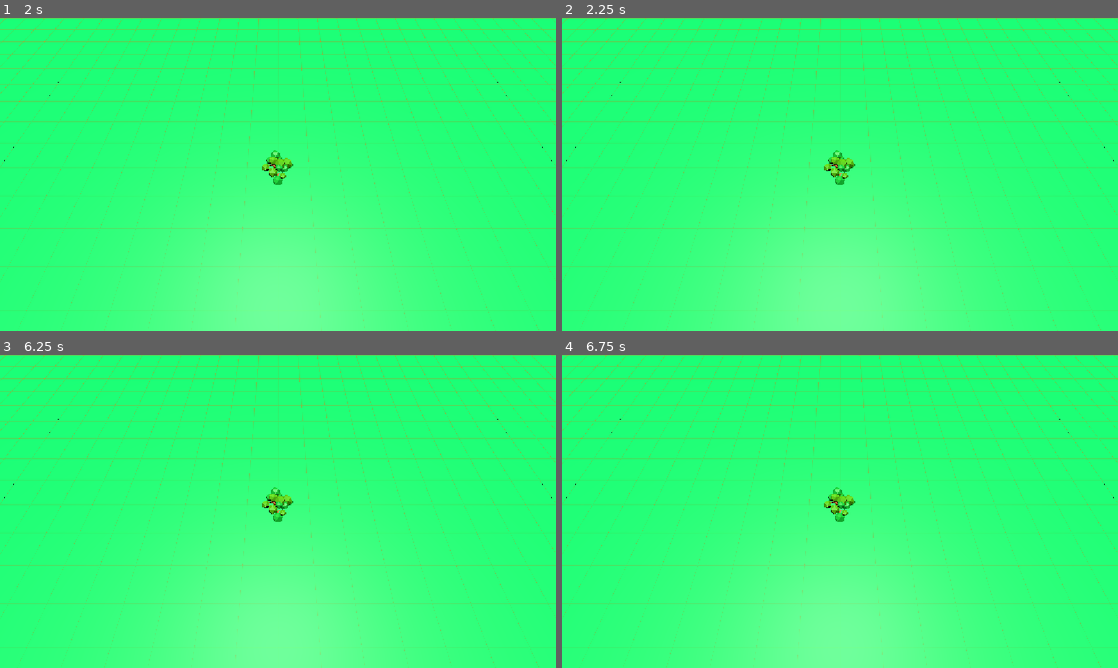
Above: before the commit, frames 1-4 (two rows, left to right).
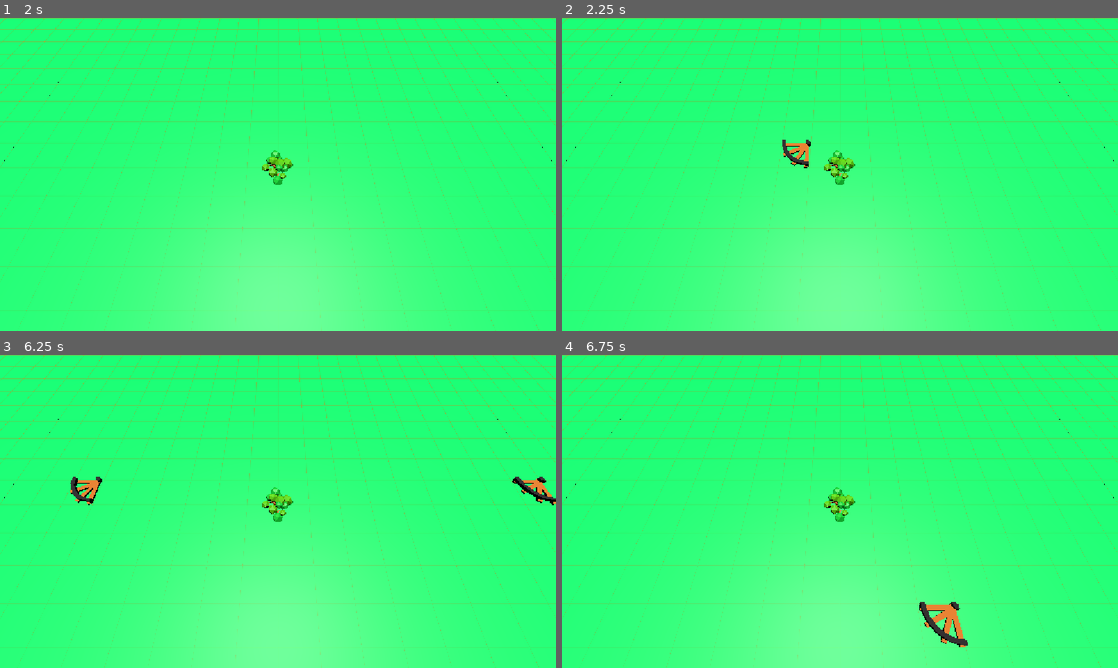
Above: after the commit, the same moments.

Repository: JoaoR090/godot-dev_de_jogos-2026-2
Game: Godot game, scene res://scenes/main.tscn
Two runs of this game, one before a commit and one after it. Both use one fixed random seed, a clock stepped at 60 frames per second and the inputs below.
Inputs (mouse positions are in pixels of both pictures, inside the frame that each line leads up to):
- Up to frame 1 (2 s): move the mouse to (400, 158) at 0.52 s; hold D (right) 0.53-1.28 s; hold E (next) 0.53-1.28 s; click (400, 158) at 0.67 s; tap Q (prev) at 0.8, 1.35 s; move the mouse to (166, 190) at 1.27 s; hold S (down) from 1.28 s (still down); click (166, 190) at 1.42 s; tap Mouse wheel up (changeNext, bound only after the commit) at 1.55 s
- Up to frame 2 (2.25 s): tap Enter at 2 s; move the mouse to (895, 105) at 2.02 s; release S (down) at 2.03 s; hold D (right) from 2.03 s (still down); tap Mouse wheel up (changeNext, bound only after the commit) at 2.1 s; click (895, 105) at 2.17 s
- Up to frame 3 (6.25 s): tap Mouse wheel down (changePrev, bound only after the commit) at 2.3, 2.85, 6.05 s; move the mouse to (250, 574) at 2.77 s; release D (right) at 2.78 s; hold W (up) 2.78-3.53 s; click (250, 574) at 3.05 s; tap Space at 3.5 s; move the mouse to (444, 558) at 3.52 s; hold E (next) 3.53-4.28 s; hold A (left) 3.53-5.03 s; click (444, 558) at 3.6 s; tap Enter at 4.25 s; move the mouse to (111, 464) at 4.27 s; tap E (next) at 4.35 s; click (111, 464) at 4.42 s; tap Q (prev) at 4.55 s; move the mouse to (305, 511) at 5.02 s; hold S (down) 5.03-5.78 s; hold Q (prev) 5.03-5.78 s; click (305, 511) at 5.17 s; tap Mouse wheel up (changeNext, bound only after the commit) at 5.3, 5.85 s; move the mouse to (194, 433) at 5.77 s; hold D (right) from 5.78 s (still down); click (194, 433) at 5.92 s
- Up to frame 4 (6.75 s): move the mouse to (962, 495) at 6.52 s; release D (right) at 6.53 s; hold W (up) from 6.53 s (still down); tap Mouse wheel down (changePrev, bound only after the commit) at 6.6 s

Frame 1 is identical in both runs. In frame 2, 0.3% of the frame differs, in the area x 39-45%, y 38-48%; in frame 3, 0.6%; in frame 4, 0.6%, in the area x 64-73%, y 78-94%.

Commit message:
feat: Adiciona mecânicas de trilhos e inventário para o jogador

Diff:
--- a/project.godot
+++ b/project.godot
@@ -60,6 +60,21 @@
 "events": [Object(InputEventKey,"resource_local_to_scene":false,"resource_name":"","device":-1,"window_id":0,"alt_press …(192 unchanged characters)…
 ]
 }
+changeNext={
+"deadzone": 0.2,
+"events": [Object(InputEventMouseButton,"resource_local_to_scene":false,"resource_name":"","device":-1,"window_id":0,"alt_pressed":false,"shift_pressed":false,"ctrl_pressed":false,"meta_pressed":false,"button_mask":8,"position":Vector2(211, 8),"global_position":Vector2(220, 56),"factor":1.0,"button_index":4,"canceled":false,"pressed":true,"double_click":false,"script":null)
+]
+}
+changePrev={
+"deadzone": 0.2,
+"events": [Object(InputEventMouseButton,"resource_local_to_scene":false,"resource_name":"","device":-1,"window_id":0,"alt_pressed":false,"shift_pressed":false,"ctrl_pressed":false,"meta_pressed":false,"button_mask":16,"position":Vector2(96, 14),"global_position":Vector2(105, 62),"factor":1.0,"button_index":5,"canceled":false,"pressed":true,"double_click":false,"script":null)
+]
+}
+place={
+"deadzone": 0.2,
+"events": [Object(InputEventMouseButton,"resource_local_to_scene":false,"resource_name":"","device":-1,"window_id":0,"alt_pressed":false,"shift_pressed":false,"ctrl_pressed":false,"meta_pressed":false,"button_mask":1,"position":Vector2(174, 26),"global_position":Vector2(183, 74),"factor":1.0,"button_index":1,"canceled":false,"pressed":true,"double_click":false,"script":null)
+]
+}
 
 [physics]
 
--- a/scenes/main.tscn
+++ b/scenes/main.tscn
@@ -21,7 +21,8 @@
 
 [node name="Estacao" parent="." unique_id=1099004966 instance=ExtResource("3_o6xl0")]
 
-[node name="Player" parent="." unique_id=1211023565 instance=ExtResource("4_tipki")]
+[node name="Player" parent="." unique_id=1211023565 node_paths=PackedStringArray("grid_trilhos") instance=ExtResource("4_tipki")]
+grid_trilhos = NodePath("../Trilhos")
 
 [node name="Trilhos" parent="." unique_id=1643442532 instance=ExtResource("5_85g3d")]
 transform = Transform3D(1, 0, 0, 0, 1, 0, 0, 0, 1, 0, -1, 0)
--- a/scripts/circuito.gd
+++ b/scripts/circuito.gd
@@ -5,8 +5,8 @@
 	var posicao_trilho: Vector3i = posicao
 	var proximo_sentido: Direcao.Sentido = sentido
 
-	for _lado in range(4):
-		for _passo in range(4):
+	for lado in range(4):
+		for passo in range(4):
 			posicao_trilho += Direcao.deslocamento(proximo_sentido)
 			if (proximo_sentido == Direcao.Sentido.ESQUERDA or proximo_sentido == Direcao.Sentido.DIREITA):
 				_trilho_reto_eixo_x(trilhos, posicao_trilho)
--- a/scripts/controlador_de_jogo.gd
+++ b/scripts/controlador_de_jogo.gd
@@ -52,23 +52,44 @@
 		return
 
 	var sentido_retorno: Direcao.Sentido = Direcao.sentido_oposto(trem.direcao_trem)
-	var proximo_sentido: Direcao.Sentido = _proximo_trilho(trem.posicao_trem, trem.direcao_trem)
+	var proximos_sentidos: Array[Direcao.Sentido] = _proximo_trilho(trem.posicao_trem, trem.direcao_trem)
 
-	if proximo_sentido == sentido_retorno:
+	if proximos_sentidos.size() <= 1:
+		print("Game Over")
 		return
+	for sentido in proximos_sentidos:
+		print(print_sentido(sentido))
+	print(" ")
 
-	trem.movimento(proximo_sentido)
+	if proximos_sentidos[0] == sentido_retorno:
+		trem.movimento(proximos_sentidos[1])
+	else:
+		trem.movimento(proximos_sentidos[0])
+
+func print_sentido(sentido: Direcao.Sentido)-> String:
+	match sentido:
+		Direcao.Sentido.CIMA:
+			return "cima"
+		Direcao.Sentido.DIREITA:
+			return "direita"
+		Direcao.Sentido.BAIXO:
+			return "baixo"
+		Direcao.Sentido.ESQUERDA:
+			return "esquerda"
+	return "erro"
+
 
 # Retorna uma saída conectada, priorizando a continuidade do movimento atual.
-func _proximo_trilho(posicao: Vector3i, sentido_desejado: Direcao.Sentido) -> Direcao.Sentido:
-	var sentidos_prioritarios: Array[Direcao.Sentido] = [sentido_desejado, Direcao.proximo_sentido(sentido_desejado), Direcao.avancar_sentido(sentido_desejado, 3)]
-	var sentido_retorno: Direcao.Sentido = Direcao.sentido_oposto(sentido_desejado)
+func _proximo_trilho(posicao: Vector3i, sentido_desejado: Direcao.Sentido) -> Array[Direcao.Sentido]:
+	var sentidos: Array[Direcao.Sentido] = []
+	var sentido: Direcao.Sentido = sentido_desejado
 
-	for sentido in sentidos_prioritarios:
+	for _i in range(4):
 		if (_tem_trilho(sentido, posicao) and trem.trilhos.tem_conexao(posicao, sentido)):
-			return sentido
+			sentidos.append(sentido)
+		sentido = Direcao.proximo_sentido(sentido)
 
-	return sentido_retorno
+	return sentidos
 
 # Verifica se há um trilho vizinho na direção informada.
 func _tem_trilho(sentido: Direcao.Sentido, posicao: Vector3i) -> bool:
--- a/scripts/player.gd
+++ b/scripts/player.gd
@@ -4,17 +4,28 @@
 
 const SPEED = 20.0
 @export var grid_trilhos: Trilhos
-var trilho: Trilhos.TipoTrilho = Trilhos.TipoTrilho.RETO
 var eixo_trilho: Direcao.Eixo = Direcao.Eixo.Z
 var sentido_trilho: Direcao.Sentido = Direcao.Sentido.CIMA
-
-var _start_position: Vector3
-
-func _ready() -> void:
-	_start_position = global_position
+var indice_inventario: int = 0
+const max_itens: int = 3
+var inventario_jogador: Dictionary = {
+	0: "Mão",
+	1: "Trilho_Reto",
+	2: "Trilho_Curvo",
+}
+var mudou_inventario: bool = true
 
 func _physics_process(delta: float) -> void:
 	_handle_movement(delta)
+	colocar_trilho(grid_trilhos.local_to_map(grid_trilhos.to_local(global_position)))
+	trocar_lado_trilho()
+	mudar_indice()
+	print_inventario()
+
+func print_inventario():
+	if mudou_inventario:
+		mudou_inventario = false
+		print(indice_inventario, " ", eixo_trilho, " ", sentido_trilho)
 
 
 func _handle_movement(delta: float) -> void:
@@ -38,17 +49,31 @@
 func remover_trilho(posicao: Vector3i)-> void:
 	grid_trilhos.remover_trilho(posicao)
 
+func mudar_indice() -> void:
+	if Input.is_action_just_pressed("changeNext"):
+		mudou_inventario = true
+		indice_inventario = (indice_inventario + 1) % max_itens
+
+	if Input.is_action_just_pressed("changePrev"):
+		mudou_inventario = true
+		indice_inventario = (indice_inventario - 1 + max_itens) % max_itens
+
 func colocar_trilho(posicao: Vector3i)-> void:
-	grid_trilhos.configurar_trilho(posicao, eixo_trilho, trilho, sentido_trilho)
+	if Input.is_action_just_pressed("place"):
+		print("tentando colocar trilho")
+		if inventario_jogador[indice_inventario] == "Trilho_Reto":
+			print("trilho colocado")
+			grid_trilhos.configurar_trilho(posicao, eixo_trilho, Trilhos.TipoTrilho.RETO, sentido_trilho)
+		if inventario_jogador[indice_inventario] == "Trilho_Curvo":
+			print("trilho colocado")
+			grid_trilhos.configurar_trilho(posicao, eixo_trilho, Trilhos.TipoTrilho.CURVA, sentido_trilho)
 
 func trocar_lado_trilho()->void:
-	if Input.is_action_pressed("next"):
-		if trilho == Trilhos.TipoTrilho.CURVA:
-			sentido_trilho = Direcao.proximo_sentido(sentido_trilho)
-		elif trilho == Trilhos.TipoTrilho.RETO:
-			eixo_trilho = Direcao.proximo_eixo(eixo_trilho)
-	if Input.is_action_pressed("prev"):
-		if trilho == Trilhos.TipoTrilho.CURVA:
-			sentido_trilho = Direcao.avancar_sentido(sentido_trilho, 3)
-		elif trilho == Trilhos.TipoTrilho.RETO:
-			eixo_trilho = Direcao.proximo_eixo(eixo_trilho)
+	if Input.is_action_just_pressed("next"):
+		mudou_inventario = true
+		sentido_trilho = Direcao.proximo_sentido(sentido_trilho)
+		eixo_trilho = Direcao.proximo_eixo(eixo_trilho)
+	if Input.is_action_just_pressed("prev"):
+		mudou_inventario = true
+		sentido_trilho = Direcao.avancar_sentido(sentido_trilho, 3)
+		eixo_trilho = Direcao.proximo_eixo(eixo_trilho)
--- a/scripts/trilho.gd
+++ b/scripts/trilho.gd
@@ -90,28 +90,65 @@
 		return false
 
 	var ehConectavel: bool = false
+	var sentidoAtual: Direcao.Sentido = Direcao.sentido_da_orientacao(get_cell_item_orientation(posicao), self)
+	var itemAtual = get_cell_item(posicao)
 
 	if itemVizinho == ID_RETO:
 		var eixoVizinho: Direcao.Eixo = eixo_da_peca(TipoTrilho.RETO, sentidoVizinho)
-		if (sentido == Direcao.Sentido.CIMA or sentido == Direcao.Sentido.BAIXO) and eixoVizinho == Direcao.Eixo.Z:
-			ehConectavel = true
-		elif (sentido == Direcao.Sentido.DIREITA or sentido == Direcao.Sentido.ESQUERDA) and eixoVizinho == Direcao.Eixo.X:
-			ehConectavel = true
+		if itemAtual == ID_RETO:
+			var eixoAtual: Direcao.Eixo = eixo_da_peca(TipoTrilho.RETO, sentidoAtual)
+			if (sentido == Direcao.Sentido.CIMA or sentido == Direcao.Sentido.BAIXO) and eixoAtual == Direcao.Eixo.Z and eixoVizinho == Direcao.Eixo.Z:
+				ehConectavel = true
+			elif (sentido == Direcao.Sentido.DIREITA or sentido == Direcao.Sentido.ESQUERDA) and eixoAtual == Direcao.Eixo.X and eixoVizinho == Direcao.Eixo.X:
+				ehConectavel = true
+		elif itemAtual == ID_CURVO:
+			if sentido == Direcao.Sentido.CIMA and sentidoAtual == Direcao.Sentido.CIMA and eixoVizinho == Direcao.Eixo.Z:
+				ehConectavel = true
+			elif sentido == Direcao.Sentido.BAIXO and sentidoAtual == Direcao.Sentido.BAIXO and eixoVizinho == Direcao.Eixo.Z:
+				ehConectavel = true
+			elif sentido == Direcao.Sentido.DIREITA and sentidoAtual == Direcao.Sentido.DIREITA and eixoVizinho == Direcao.Eixo.X:
+				ehConectavel = true
+			elif sentido == Direcao.Sentido.ESQUERDA and sentidoAtual == Direcao.Sentido.ESQUERDA and eixoVizinho == Direcao.Eixo.X:
+				ehConectavel = true
+			if not ehConectavel:
+				sentidoAtual = Direcao.avancar_sentido(sentidoAtual, 3)
+				if sentido == Direcao.Sentido.CIMA and sentidoAtual == Direcao.Sentido.CIMA and eixoVizinho == Direcao.Eixo.Z:
+					ehConectavel = true
+				elif sentido == Direcao.Sentido.BAIXO and sentidoAtual == Direcao.Sentido.BAIXO and eixoVizinho == Direcao.Eixo.Z:
+					ehConectavel = true
+				elif sentido == Direcao.Sentido.DIREITA and sentidoAtual == Direcao.Sentido.DIREITA and eixoVizinho == Direcao.Eixo.X:
+					ehConectavel = true
+				elif sentido == Direcao.Sentido.ESQUERDA and sentidoAtual == Direcao.Sentido.ESQUERDA and eixoVizinho == Direcao.Eixo.X:
+					ehConectavel = true
 
 	elif itemVizinho == ID_CURVO:
-		match sentido:
-			Direcao.Sentido.CIMA:
-				if sentidoVizinho == Direcao.Sentido.BAIXO or sentidoVizinho == Direcao.Sentido.ESQUERDA:
-					ehConectavel = true
-			Direcao.Sentido.DIREITA:
-				if sentidoVizinho == Direcao.Sentido.ESQUERDA or sentidoVizinho == Direcao.Sentido.CIMA:
-					ehConectavel = true
-			Direcao.Sentido.BAIXO:
-				if sentidoVizinho == Direcao.Sentido.CIMA or sentidoVizinho == Direcao.Sentido.DIREITA:
-					ehConectavel = true
-			Direcao.Sentido.ESQUERDA:
-				if sentidoVizinho == Direcao.Sentido.DIREITA or sentidoVizinho == Direcao.Sentido.BAIXO:
-					ehConectavel = true
+		if itemAtual == ID_RETO:
+			var eixoAtual: Direcao.Eixo = eixo_da_peca(TipoTrilho.RETO, sentidoAtual)
+			match eixoAtual:
+				Direcao.Eixo.Z:
+					if sentido == Direcao.Sentido.BAIXO and (sentidoVizinho == Direcao.Sentido.CIMA or sentidoVizinho == Direcao.Sentido.DIREITA):
+						ehConectavel = true
+					if sentido == Direcao.Sentido.CIMA and (sentidoVizinho == Direcao.Sentido.BAIXO or sentidoVizinho == Direcao.Sentido.ESQUERDA):
+						ehConectavel = true
+				Direcao.Eixo.X:
+					if sentido == Direcao.Sentido.ESQUERDA and (sentidoVizinho == Direcao.Sentido.DIREITA or sentidoVizinho == Direcao.Sentido.BAIXO):
+						ehConectavel = true
+					if sentido == Direcao.Sentido.DIREITA and (sentidoVizinho == Direcao.Sentido.ESQUERDA or sentidoVizinho == Direcao.Sentido.CIMA):
+						ehConectavel = true
+		elif itemAtual == ID_CURVO:
+			match sentido:
+				Direcao.Sentido.CIMA:
+					if (sentidoVizinho == Direcao.Sentido.BAIXO or sentidoVizinho == Direcao.Sentido.ESQUERDA) and (sentidoAtual == Direcao.Sentido.CIMA or sentidoAtual == Direcao.Sentido.DIREITA):
+						ehConectavel = true
+				Direcao.Sentido.DIREITA:
+					if (sentidoVizinho == Direcao.Sentido.ESQUERDA or sentidoVizinho == Direcao.Sentido.CIMA) and (sentidoAtual == Direcao.Sentido.DIREITA or sentidoAtual == Direcao.Sentido.BAIXO):
+						ehConectavel = true
+				Direcao.Sentido.BAIXO:
+					if (sentidoVizinho == Direcao.Sentido.CIMA or sentidoVizinho == Direcao.Sentido.DIREITA) and (sentidoAtual == Direcao.Sentido.BAIXO or sentidoAtual == Direcao.Sentido.ESQUERDA):
+						ehConectavel = true
+				Direcao.Sentido.ESQUERDA:
+					if (sentidoVizinho == Direcao.Sentido.DIREITA or sentidoVizinho == Direcao.Sentido.BAIXO) and (sentidoAtual == Direcao.Sentido.ESQUERDA or sentidoAtual == Direcao.Sentido.CIMA):
+						ehConectavel = true
 
 	return ehConectavel
 
